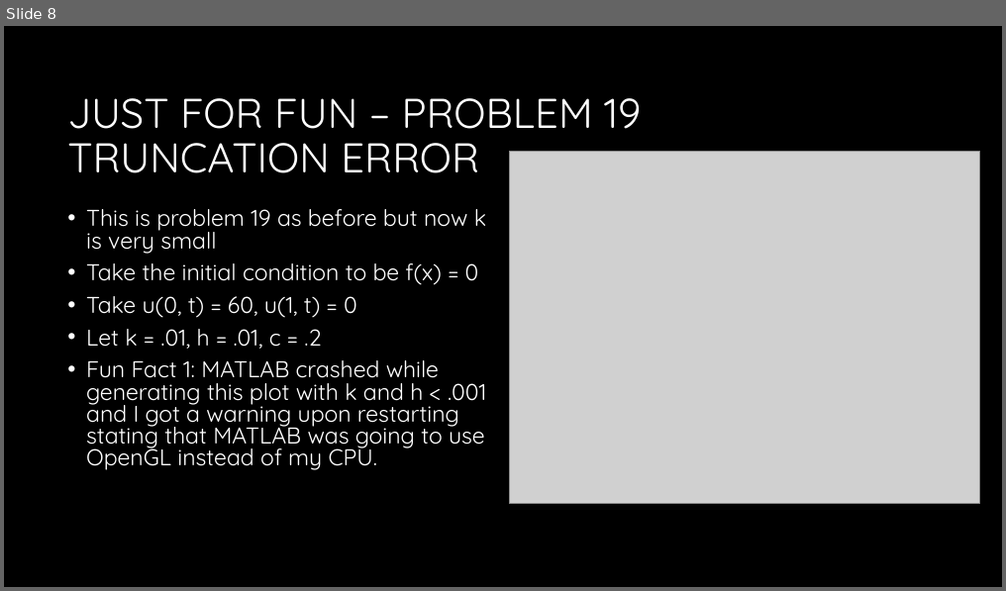
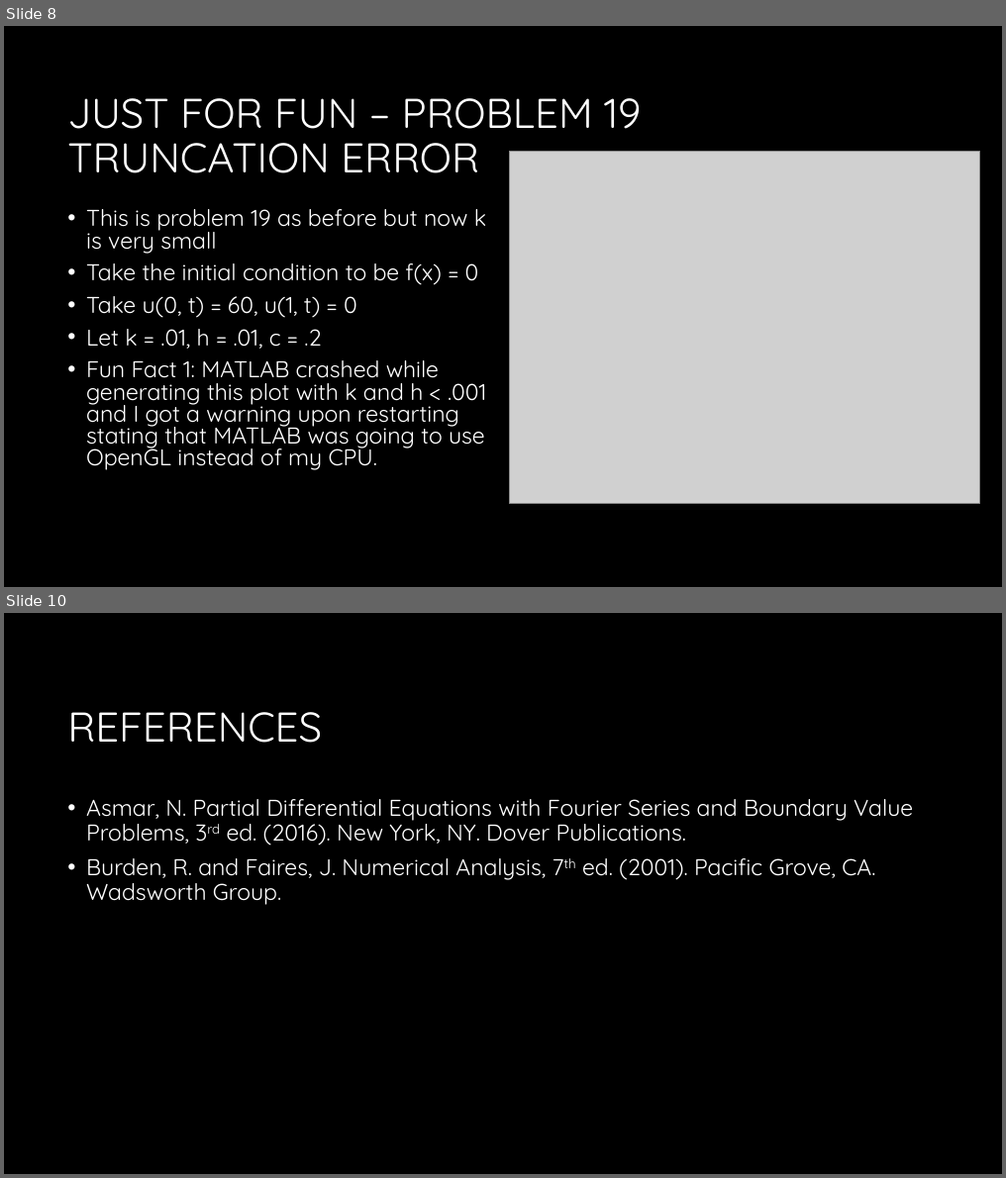
Before and after one commit to ThomasGartman/MATH647ComputerProject, a slide deck: MATH647ProjectPresentation.pptx. Shown one above the other, each under a label of ours: slide 8 before the commit, slides 8 and 10 after it; the slides between them are not shown. The pictures are 1006x591 and 1006x1178 pixels, drawn with LibreOffice and Linux fonts; fonts in the diff are those of the drawing; grey boxes stand for pictures; background and template pictures are left out. Boxes give left, top, right and bottom in pixels: in the first picture for what was removed or moved away, otherwise in the second. Text is boxed around its words. In the diff, an @@ line names an element or a change of style, - is before the commit and + after.

Commit message:
Updating powerpoint to include references

```diff
--- a/MATH647ProjectPresentation.pptx
+++ b/MATH647ProjectPresentation.pptx
@@ slide 10 added at [4,613,1002,1174], background #000000 @@
@@ title added at [67,712,322,743], 40 pt, text #FFFFFF @@
+REFERENCES
@@ text added at [86,799,913,905], 22 pt, text #FFFFFF @@
+• Asmar, N. Partial Differential Equations with Fourier Series and Boundary Value Problems, 3rd ed. (2016). New York, NY. Dover Publications.
+• Burden, R. and Faires, J. Numerical Analysis, 7th ed. (2001). Pacific Grove, CA. Wadsworth Group.
```
Also in this commit, not shown: 2 slides changed, 3 other files.
